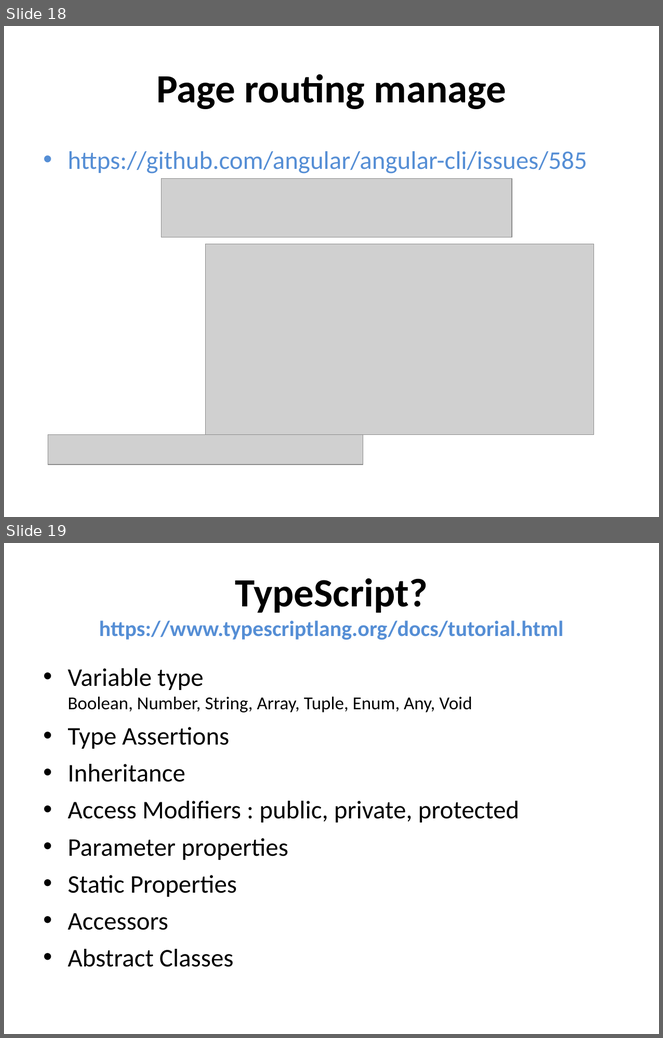
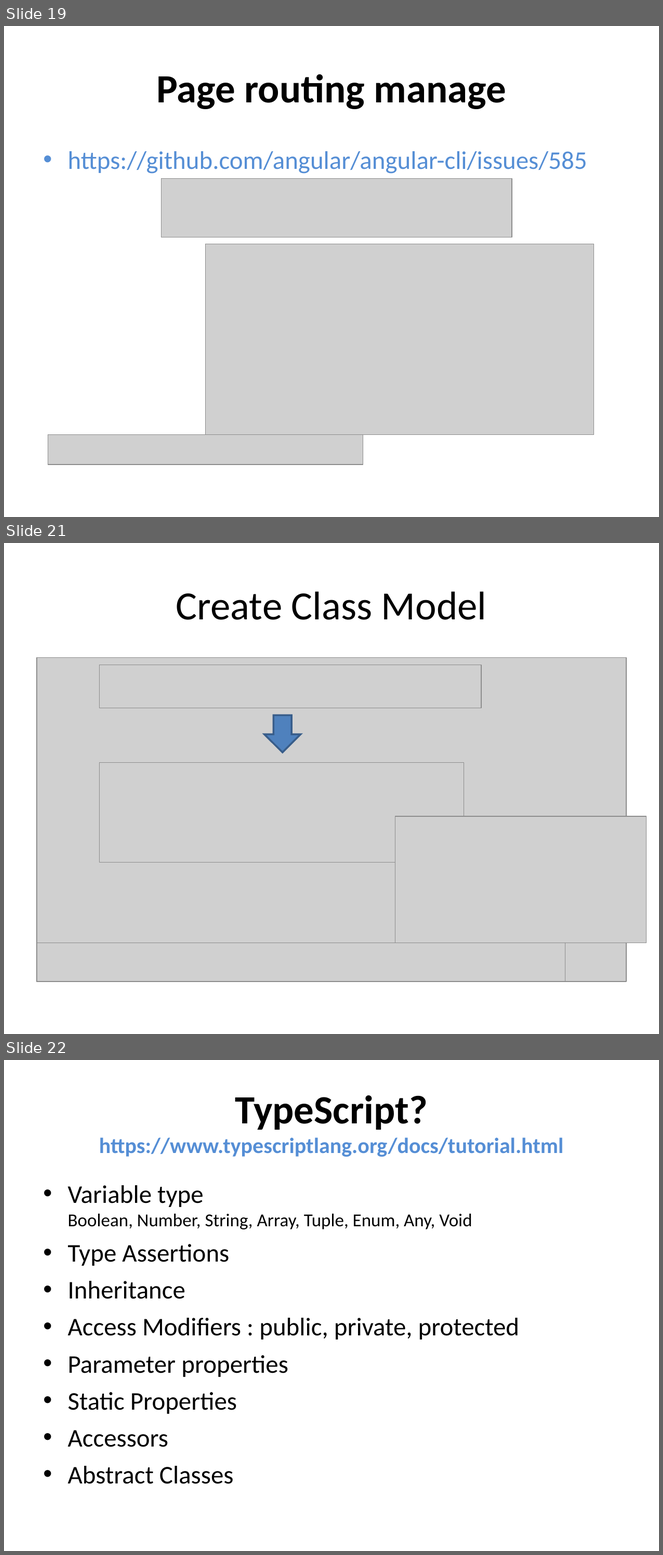
Before and after one commit to rungwiroon/angular2-example, a slide deck: Angular 2.ppt. Shown one above the other, each under a label of ours: slides 18 and 19 before the commit, slides 19, 21 and 22 after it; the slides between them are not shown. The pictures are 663x1038 and 663x1555 pixels, drawn with LibreOffice and Linux fonts; fonts in the diff are those of the drawing; grey boxes stand for pictures. Boxes give left, top, right and bottom in pixels: in the first picture for what was removed or moved away, otherwise in the second. Text is boxed around its words. In the diff, an @@ line names an element or a change of style, - is before the commit and + after.

```diff
--- a/Angular 2.ppt
+++ b/Angular 2.ppt
@@ slide 21 added at [4,543,659,1034], background #FFFFFF @@
@@ title added at [176,591,487,620], 44 pt, text #000000 @@
+Create Class Model
@@ picture added at [37,657,626,982] @@
@@ picture added at [100,665,482,708] @@
@@ down arrow added at [265,715,301,753], fill #4F81BD, outline #385D8A 2.01 pt @@
@@ picture added at [100,763,464,863] @@
@@ picture added at [395,817,646,943] @@
@@ picture added at [37,943,566,982] @@
@@ what was slide 18 is now slide 19 @@
@@ what was slide 19 is now slide 22 @@
```
Also in this commit, not shown: 2 other slides added, 11 other files.
